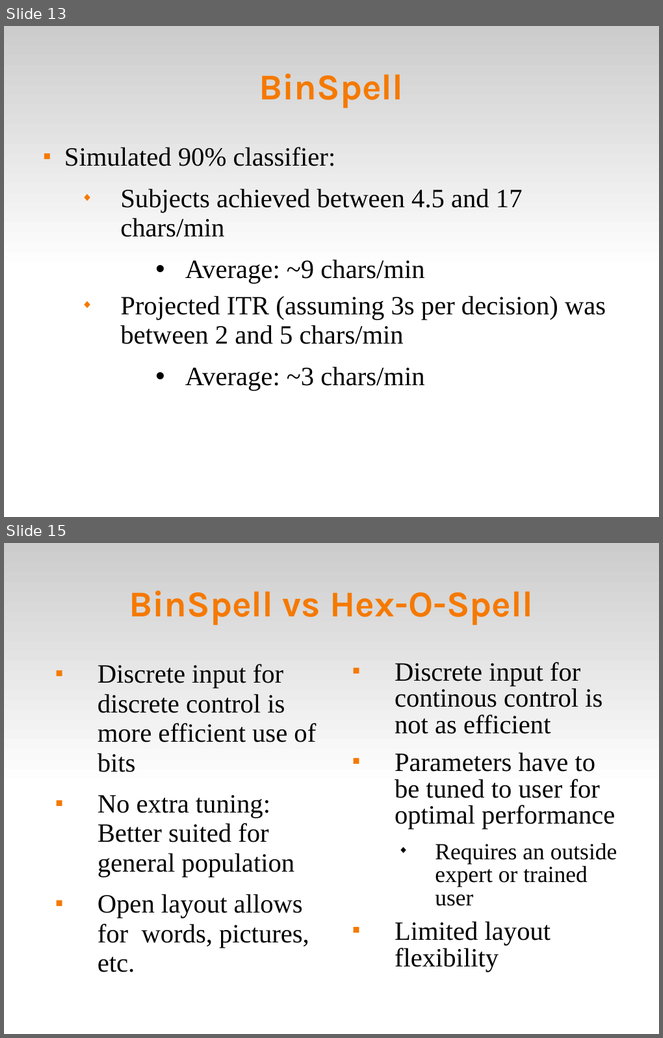
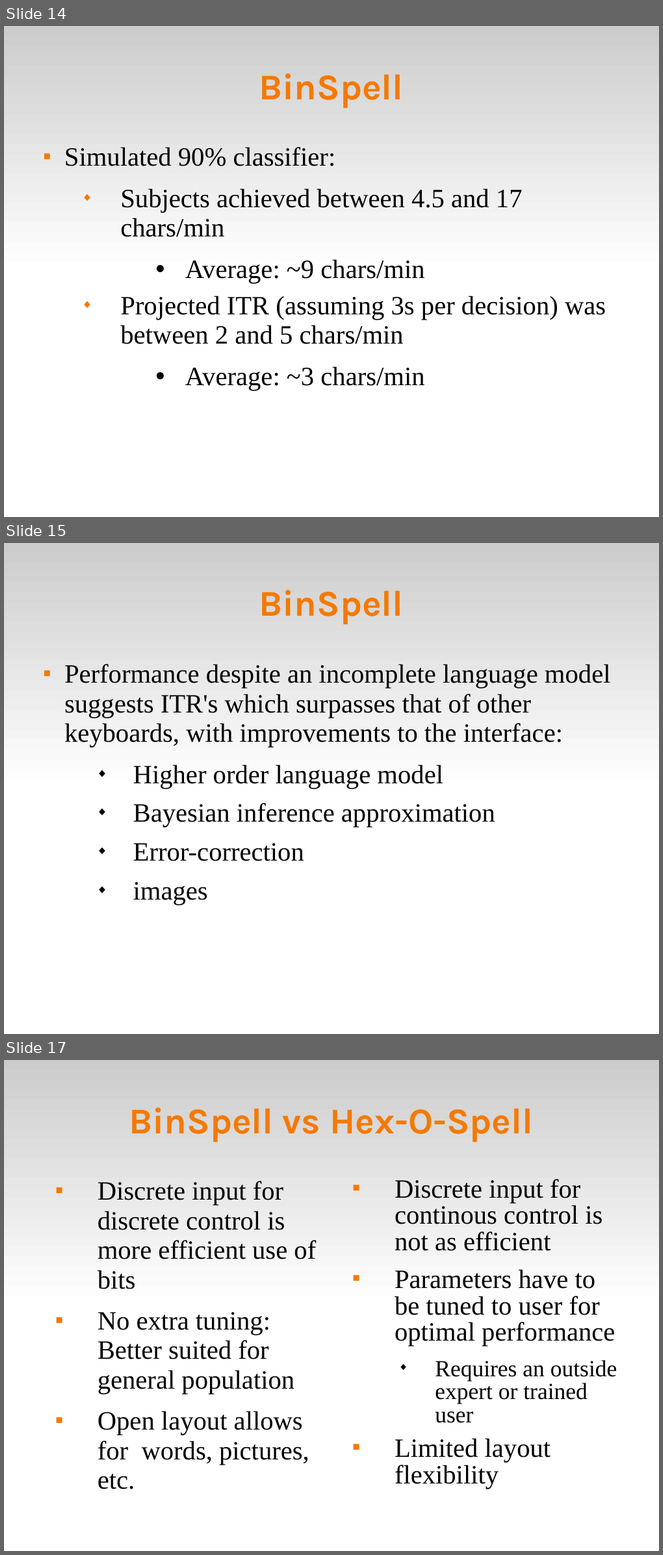
Before and after one commit to abdullah38rcc/BCI-Virtual-Keyboard, a slide deck: circlespell/docs/virtKey.ppt. Shown one above the other, each under a label of ours: slides 13 and 15 before the commit, slides 14, 15 and 17 after it; the slides between them are not shown. The pictures are 663x1038 and 663x1555 pixels, drawn with LibreOffice and Linux fonts; fonts in the diff are those of the drawing. Boxes give left, top, right and bottom in pixels: in the first picture for what was removed or moved away, otherwise in the second. Text is boxed around its words. In the diff, an @@ line names an element or a change of style, - is before the commit and + after.

```diff
--- a/circlespell/docs/virtKey.ppt
+++ b/circlespell/docs/virtKey.ppt
@@ slide 15 added at (x1=4, y1=543, x2=659, y2=1034), background #FFFFFF; not listed: 1 template element that a slide beside it also shows @@
@@ title added at (x1=259, y1=590, x2=404, y2=625), 44 pt, text #F57900, bold @@
+BinSpell
@@ text added at (x1=64, y1=664, x2=611, y2=905), 32 pt, text #000000 @@
+■ Performance despite an incomplete language model suggests ITR's which surpasses that of other keyboards, with improvements to the interface:
+  ◆ Higher order language model
+  ◆ Bayesian inference approximation
+  ◆ Error-correction
+  ◆ images
@@ what was slide 13 is now slide 14 @@
@@ what was slide 15 is now slide 17 @@
```
Also in this commit, not shown: 9 slides changed, 3 other slides added, 1 slide removed.
